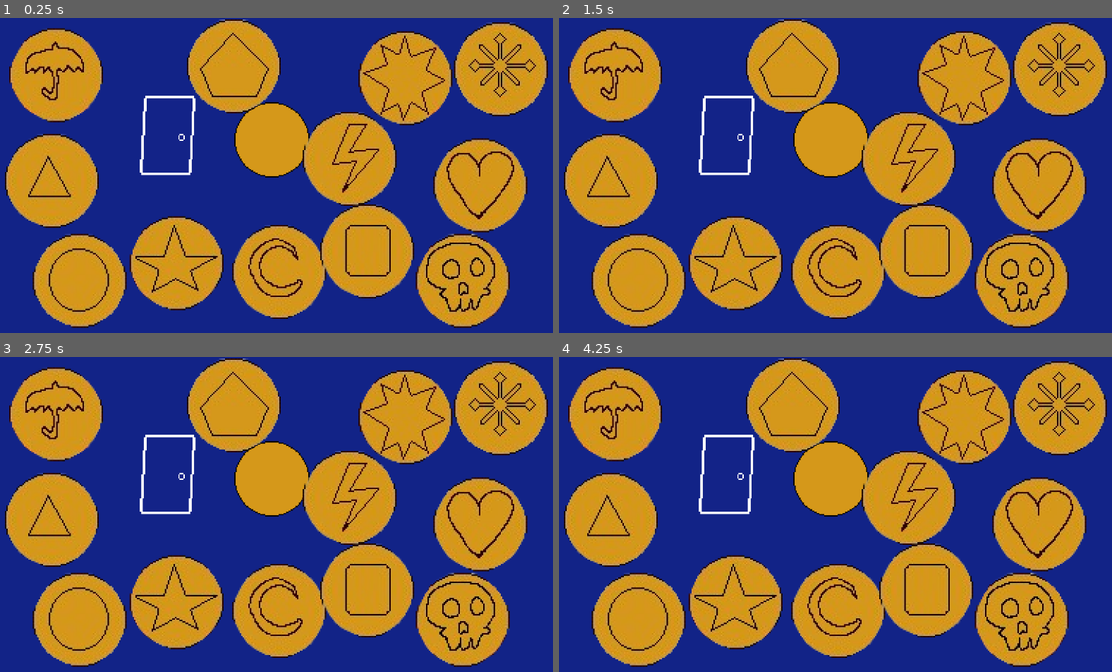
Above: before the commit, frames 1-4 (two rows, left to right).
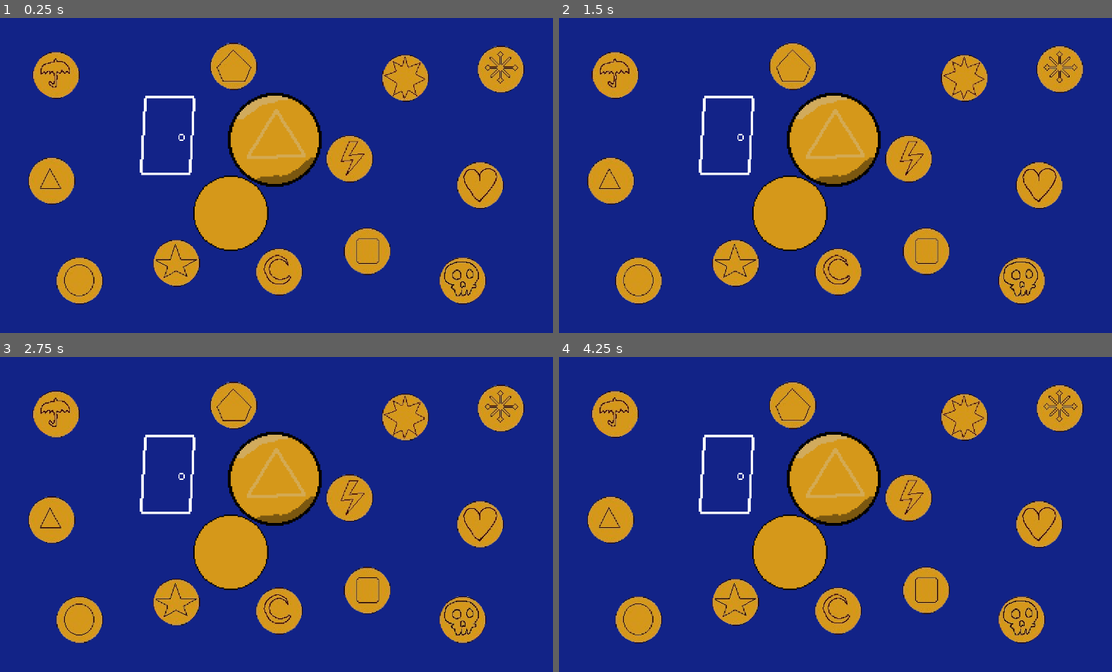
Above: after the commit, the same moments.

Repository: AysbergTr/gamejam-github
Game: Godot game, scene res://scenes/game.tscn
Two runs of this game, one before a commit and one after it. Both use one fixed random seed, a clock stepped at 60 frames per second and the inputs below.
Inputs (mouse positions are in pixels of both pictures, inside the frame that each line leads up to):
- Up to frame 1 (0.25 s): no input
- Up to frame 2 (1.5 s): tap Enter (ui_accept) at 0.5, 0.77 s; move the mouse to (829, 140) at 0.52 s; hold Right (ui_right) from 0.53 s (still down); click (829, 140) at 0.67 s; move the mouse to (719, 191) at 1.27 s
- Up to frame 3 (2.75 s): tap Enter (ui_accept) at 1.52, 2 s; move the mouse to (326, 445) at 2.02 s; release Right (ui_right) at 2.03 s; hold Left (ui_left) from 2.03 s (still down)
- Up to frame 4 (4.25 s): move the mouse to (802, 577) at 2.77 s; release Left (ui_left) at 2.78 s; hold Right (ui_right) from 2.78 s (still down); click (802, 577) at 2.92 s; tap Enter (ui_accept) at 3.02, 3.77 s; move the mouse to (1001, 561) at 3.52 s

The runs differ from the first frame. In frame 1, 43% of the frame differs, in the area x 0-100%, y 0-99%; in frame 2, 43%; in frame 3, 43%; in frame 4, 43%.

Commit message:
another cookie

Diff:
--- a/scenes/game.tscn
+++ b/scenes/game.tscn
@@ -17,6 +17,7 @@
 [ext_resource type="Texture2D" uid="uid://drwyejbsvu4m7" path="res://assets/Cookie Shapes/Star.png" id="15_bhx41"]
 [ext_resource type="Texture2D" uid="uid://c38cubea3yxij" path="res://assets/Cookie Shapes/triangle.png" id="16_qnb83"]
 [ext_resource type="Texture2D" uid="uid://c4xvsnwjh880x" path="res://assets/Cookie Shapes/Umbrella.png" id="17_sww3w"]
+[ext_resource type="Texture2D" uid="uid://c30j7mbeswiwg" path="res://assets/TriangleBiscuit (2).png" id="18_ssvqc"]
 
 [sub_resource type="CircleShape2D" id="CircleShape2D_lnu2h"]
 
@@ -30,7 +31,7 @@
 polygon = PackedVector2Array(0, 0, 0, 250, 500, 250, 500, 0)
 
 [node name="Area2D" type="Area2D" parent="."]
-position = Vector2(0, -25)
+position = Vector2(-28, 25)
 scale = Vector2(0.8, 0.8)
 script = ExtResource("3_lbhrr")
 
@@ -54,51 +55,67 @@
 
 [node name="8PointStar" type="Sprite2D" parent="."]
 position = Vector2(91, -67)
+scale = Vector2(0.5, 0.5)
 texture = ExtResource("6_rysoc")
 
 [node name="Circle" type="Sprite2D" parent="."]
 position = Vector2(-131, 71)
+scale = Vector2(0.5, 0.5)
 texture = ExtResource("7_ssvqc")
 
 [node name="Fnowflake" type="Sprite2D" parent="."]
 position = Vector2(156, -73)
+scale = Vector2(0.5, 0.5)
 texture = ExtResource("8_264po")
 
 [node name="Heart" type="Sprite2D" parent="."]
 position = Vector2(142, 6)
+scale = Vector2(0.5, 0.5)
 texture = ExtResource("9_1kice")
 
 [node name="Lightning" type="Sprite2D" parent="."]
 position = Vector2(53, -12)
+scale = Vector2(0.5, 0.5)
 texture = ExtResource("10_5newe")
 
 [node name="Moon" type="Sprite2D" parent="."]
 position = Vector2(5, 65)
+scale = Vector2(0.5, 0.5)
 texture = ExtResource("11_37s47")
 
 [node name="Pentagon" type="Sprite2D" parent="."]
 position = Vector2(-26, -75)
+scale = Vector2(0.5, 0.5)
 texture = ExtResource("12_bt5mj")
 
 [node name="Skull" type="Sprite2D" parent="."]
 position = Vector2(130, 71)
+scale = Vector2(0.5, 0.5)
 texture = ExtResource("13_e1j6l")
 
 [node name="Squre" type="Sprite2D" parent="."]
 position = Vector2(65, 51)
+scale = Vector2(0.5, 0.5)
 texture = ExtResource("14_pl11u")
 
 [node name="Star" type="Sprite2D" parent="."]
 position = Vector2(-65, 59)
+scale = Vector2(0.5, 0.5)
 texture = ExtResource("15_bhx41")
 
 [node name="Triangle" type="Sprite2D" parent="."]
 position = Vector2(-150, 3)
+scale = Vector2(0.5, 0.5)
 texture = ExtResource("16_qnb83")
 
 [node name="Umbrella" type="Sprite2D" parent="."]
 position = Vector2(-147, -69)
+scale = Vector2(0.5, 0.5)
 texture = ExtResource("17_sww3w")
+
+[node name="TriangleBiscuit(2)" type="Sprite2D" parent="."]
+position = Vector2(2.00001, -25)
+texture = ExtResource("18_ssvqc")
 
 [connection signal="mouse_entered" from="Area2D" to="Area2D" method="_on_mouse_entered"]
 [connection signal="mouse_exited" from="Area2D" to="Area2D" method="_on_mouse_exited"]
Binary file added: assets/TriangleBiscuit (2).png
Not shown, added: assets/TriangleBiscuit (2).png.import
Not shown: 1 places in scenes/game.tscn that only renumber resources
